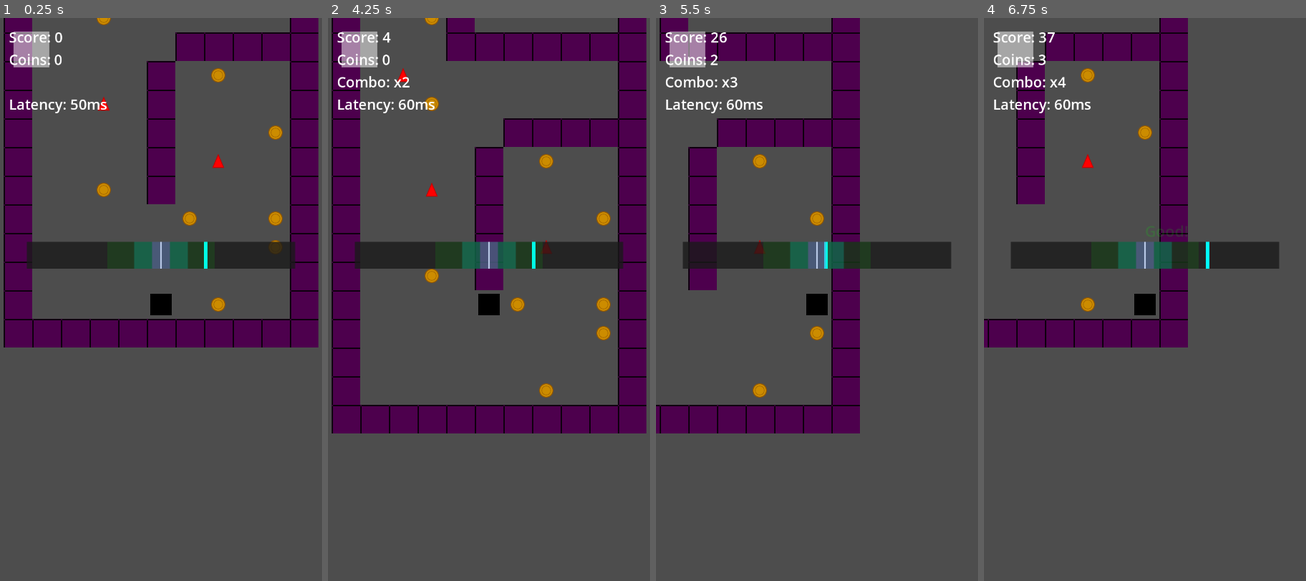
Above: before the commit, frames 1-4 (left to right).
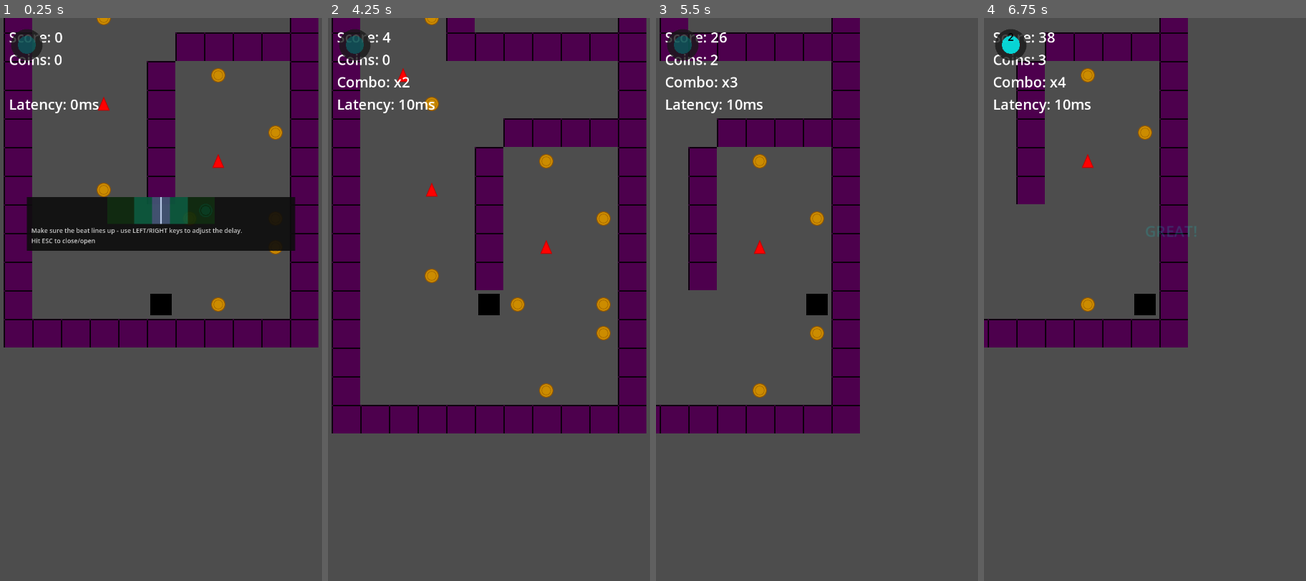
Above: after the commit, the same moments.

Repository: rubiconRiver/tomb-of-the-mask-clone
Game: Godot game, scene res://scenes/main.tscn
Same seed, same stepped clock (60 frames per second), same inputs: the game is played once before the commit and once after it.
Inputs (mouse positions are in pixels of both pictures, inside the frame that each line leads up to):
- Up to frame 1 (0.25 s): no input
- Up to frame 2 (4.25 s): move the mouse to (559, 276) at 0.52 s; hold Right (ui_right) 0.53-1.25 s; click (559, 276) at 0.67 s; drag from (424, 333) to (546, 74) at 1.27 s; move the mouse to (521, 175) at 2.02 s; hold Right (ui_right) 2.03-2.75 s; drag from (472, 417) to (431, 102) at 2.77 s; move the mouse to (585, 389) at 3.52 s; hold Left (ui_left) from 3.53 s (still down); tap Escape (ui_cancel) at 4.15 s
- Up to frame 3 (5.5 s): release Left (ui_left) at 4.25 s; drag from (720, 220) to (874, 158) at 4.27 s; move the mouse to (833, 305) at 5.02 s; hold Down (ui_down) from 5.03 s (still down); click (833, 305) at 5.17 s
- Up to frame 4 (6.75 s): release Down (ui_down) at 5.75 s; drag from (1096, 158) to (1080, 333) at 5.77 s; move the mouse to (1215, 276) at 6.52 s; hold Up (ui_up) from 6.53 s (still down)

The runs differ from the first frame. In frame 1, 11% of the frame differs, in the area x 3-92%, y 2-45%; in frame 2, 4.6%; in frame 3, 4.6%; in frame 4, 4.8%.

Commit message:
maybe working

Diff:
--- a/scenes/main.tscn
+++ b/scenes/main.tscn
@@ -40,7 +40,7 @@
 offset_top = 170.0
 offset_right = 250.0
 offset_bottom = 210.0
-text = "Latency: 50ms"
+text = "Latency: 0ms"
 label_settings = SubResource("1")
 
 [node name="GameOverPanel" type="Panel" parent="UILayer"]
--- a/scripts/GameManager.gd
+++ b/scripts/GameManager.gd
@@ -23,7 +23,7 @@
 
 var beat_timer = 0.0
 var beat_interval = 0.5
-var audio_latency_offset = 0.05  # Adjust this to sync audio with visual
+var audio_latency_offset = 0.0  # Default to 0 as requested
 
 @onready var ui_layer = $UILayer
 @onready var score_label = $UILayer/ScoreLabel
@@ -105,6 +105,11 @@
 		update_latency_display()
 		print("Audio latency offset: ", audio_latency_offset * 1000, "ms")
 
+	# Toggle beat timeline with ESC
+	if Input.is_action_just_pressed("ui_cancel"):
+		if beat_timeline:
+			beat_timeline.toggle_visibility()
+
 	beat_timer += delta
 
 	# Play sound slightly early to compensate for audio latency
@@ -193,12 +198,23 @@
 	if not is_game_over and player and not player.is_moving:
 		# Calculate timing and score
 		var timing_result = style_score_manager.register_move(beat_timer, beat_interval)
-		print("Move timing: ", timing_result.name, " Combo: ", timing_result.combo)
+
+		# Debug info
+		var timing_text = timing_result.name
+		if timing_result.timing == StyleScoreManager.TimingQuality.OFF_BEAT and timing_result.distance < 0.5:
+			timing_text = "too early" if timing_result.is_early else "too late"
+
+		print("Move timing: ", timing_result.name, " Combo: ", timing_result.combo,
+			  " Distance: ", int(timing_result.distance * 1000), "ms",
+			  " (", timing_text, ")")
 
 		# Apply score multiplier
 		var base_score = 1
 		score += int(base_score * timing_result.multiplier)
 		update_ui()
+
+		# Store timing info for visual feedback
+		set_meta("last_timing", timing_result)
 
 		player.move(direction)
 
@@ -257,6 +273,15 @@
 			var feedback = timing_feedback_script.new()
 			ui_layer.add_child(feedback)
 			feedback.setup(texts[quality], colors[quality], screen_pos + Vector2(0, -100))
+		else:
+			# Add subtle early/late feedback
+			var timing_info = get_meta("last_timing", null)
+			if timing_info and timing_info.distance < 0.5:  # Within 500ms but missed
+				var feedback = timing_feedback_script.new()
+				ui_layer.add_child(feedback)
+				var subtle_text = "early" if timing_info.is_early else "late"
+				feedback.setup(subtle_text, Color(0.5, 0.5, 0.5, 0.5), screen_pos + Vector2(0, -60))
+				feedback.add_theme_font_size_override("font_size", 12)  # Smaller text
 
 func _on_combo_changed(new_combo: int):
 	update_ui()
--- a/scripts/ui/BeatIndicator.gd
+++ b/scripts/ui/BeatIndicator.gd
@@ -1,36 +1,49 @@
+class_name BeatIndicator
 extends Control
-class_name BeatIndicator
 
-@onready var indicator_rect = ColorRect.new()
-var pulse_duration = 0.1
 var pulse_timer = 0.0
-var is_pulsing = false
+var pulse_duration = 0.15
+var beat_count = 0
 
 func _ready():
-	custom_minimum_size = Vector2(100, 100)
-	size = Vector2(100, 100)
+	custom_minimum_size = Vector2(80, 80)
+	position = Vector2(20, 20)
 
-	indicator_rect.color = Color.WHITE
-	indicator_rect.size = Vector2(80, 80)
-	indicator_rect.position = Vector2(10, 10)
-	indicator_rect.pivot_offset = indicator_rect.size / 2
-	add_child(indicator_rect)
+func _draw():
+	var center = Vector2(40, 40)
 
-	modulate.a = 0.5
+	# Draw background circle
+	draw_circle(center, 35, Color(0.1, 0.1, 0.1, 0.8))
+
+	# Draw beat pulse
+	if pulse_timer > 0:
+		var progress = pulse_timer / pulse_duration
+
+		# Outer ring that expands
+		var ring_radius = 25 + (1.0 - progress) * 15
+		var ring_width = 3.0 + progress * 2.0
+		draw_arc(center, ring_radius, 0, TAU, 64, Color(1.0, 1.0, 1.0, progress), ring_width)
+
+		# Inner filled circle that flashes
+		var inner_radius = 20 + sin(progress * PI) * 5
+		draw_circle(center, inner_radius, Color(0.0, 1.0, 1.0, 0.8 + progress * 0.2))
+
+		# Beat number in center
+		var font = ThemeDB.fallback_font
+		var text = str(beat_count % 4 + 1)
+		var text_size = font.get_string_size(text, HORIZONTAL_ALIGNMENT_CENTER, -1, 24)
+		draw_string(font, center - text_size / 2 + Vector2(0, 8), text,
+					HORIZONTAL_ALIGNMENT_CENTER, -1, 24, Color(0.0, 0.0, 0.0, 1.0))
+	else:
+		# Idle state - small cyan circle
+		draw_circle(center, 20, Color(0.0, 0.5, 0.5, 0.5))
 
 func _process(delta):
-	if is_pulsing:
-		pulse_timer += delta
-
-		var progress = pulse_timer / pulse_duration
-		if progress >= 1.0:
-			is_pulsing = false
-			pulse_timer = 0.0
-			indicator_rect.scale = Vector2.ONE
-		else:
-			var scale = 1.0 + sin(progress * PI) * 0.3
-			indicator_rect.scale = Vector2(scale, scale)
+	if pulse_timer > 0:
+		pulse_timer -= delta
+		queue_redraw()
 
 func pulse():
-	is_pulsing = true
-	pulse_timer = 0.0
+	pulse_timer = pulse_duration
+	beat_count += 1
+	queue_redraw()
--- a/scripts/ui/BeatTimeline.gd
+++ b/scripts/ui/BeatTimeline.gd
@@ -1,17 +1,19 @@
+class_name BeatTimeline
 extends Control
-class_name BeatTimeline
 
 var beat_timer: float = 0.0
 var beat_interval: float = 0.5
 var upcoming_beat_indicator: Control
+var instructions_label: Label
+var is_visible: bool = true
 
 func _ready():
-	custom_minimum_size = Vector2(600, 60)
-	position = Vector2(60, 500)
+	custom_minimum_size = Vector2(600, 120)
+	position = Vector2(60, 400)
 
-	# Create timeline background
+	# Create semi-transparent background
 	var background = ColorRect.new()
-	background.color = Color(0.1, 0.1, 0.1, 0.8)
+	background.color = Color(0.05, 0.05, 0.05, 0.9)
 	background.size = custom_minimum_size
 	add_child(background)
 
@@ -22,11 +24,20 @@
 	center_line.position = Vector2(custom_minimum_size.x / 2 - 2, 0)
 	add_child(center_line)
 
-	# Create upcoming beat indicator
-	upcoming_beat_indicator = ColorRect.new()
-	upcoming_beat_indicator.color = Color(0.0, 1.0, 1.0, 1.0)
-	upcoming_beat_indicator.size = Vector2(8, 60)
+	# Create upcoming beat indicator (circle)
+	upcoming_beat_indicator = Control.new()
+	upcoming_beat_indicator.custom_minimum_size = Vector2(40, 40)
 	add_child(upcoming_beat_indicator)
+
+	# Add instructions
+	instructions_label = Label.new()
+	instructions_label.text = "Make sure the beat lines up - use LEFT/RIGHT keys to adjust the delay.\nHit ESC to close/open"
+	instructions_label.position = Vector2(10, 65)
+	instructions_label.size = Vector2(580, 50)
+	instructions_label.add_theme_font_size_override("font_size", 14)
+	instructions_label.add_theme_color_override("font_color", Color(0.8, 0.8, 0.8))
+	instructions_label.autowrap_mode = TextServer.AUTOWRAP_WORD_SMART
+	add_child(instructions_label)
 
 	# Add timing window indicators
 	create_timing_windows()
@@ -65,14 +76,32 @@
 	var pixels_per_second = 400.0
 	var beat_x = (custom_minimum_size.x / 2) + (time_to_beat * pixels_per_second)
 
-	# Position the beat indicator
-	upcoming_beat_indicator.position.x = beat_x - 4
+	# Position the beat indicator (centered)
+	upcoming_beat_indicator.position = Vector2(beat_x - 20, 10)
 
-	# Pulse effect when close to center
-	if abs(time_to_beat) < 0.05:
-		upcoming_beat_indicator.modulate = Color(1.0, 1.0, 0.0, 1.0)  # Yellow flash
-		upcoming_beat_indicator.size = Vector2(12, 60)
-		upcoming_beat_indicator.position.x -= 2
-	else:
-		upcoming_beat_indicator.modulate = Color(0.0, 1.0, 1.0, 1.0)  # Cyan
-		upcoming_beat_indicator.size = Vector2(8, 60)
+	# Clear previous drawing
+	upcoming_beat_indicator.queue_redraw()
+
+func _draw():
+	if upcoming_beat_indicator:
+		var center = upcoming_beat_indicator.position + Vector2(20, 20)
+		var time_to_beat = beat_interval - beat_timer
+
+		# Draw circle - make it pulse and change color when on beat
+		if abs(time_to_beat) < 0.05:
+			# ON BEAT - Big white circle with high contrast
+			draw_circle(center, 25, Color(1.0, 1.0, 1.0, 1.0))
+			draw_circle(center, 20, Color(0.0, 0.0, 0.0, 1.0))
+			draw_circle(center, 15, Color(1.0, 0.0, 1.0, 1.0))  # Magenta center
+		else:
+			# Approaching beat - Cyan circle
+			draw_circle(center, 15, Color(0.0, 1.0, 1.0, 0.8))
+			draw_circle(center, 12, Color(0.0, 0.0, 0.0, 0.8))
+			draw_circle(center, 10, Color(0.0, 1.0, 1.0, 1.0))
+
+func _process(_delta):
+	queue_redraw()  # Continuously redraw for smooth animation
+
+func toggle_visibility():
+	visible = not visible
+	is_visible = visible
--- a/scripts/ui/StyleScoreManager.gd
+++ b/scripts/ui/StyleScoreManager.gd
@@ -9,9 +9,9 @@
 }
 
 const TIMING_WINDOWS = {
-	TimingQuality.PERFECT: 0.05,  # ±50ms
-	TimingQuality.GREAT: 0.15,    # ±150ms
-	TimingQuality.GOOD: 0.3        # ±300ms
+	TimingQuality.PERFECT: 0.08,  # ±80ms (increased from 50ms)
+	TimingQuality.GREAT: 0.2,     # ±200ms (increased from 150ms)
+	TimingQuality.GOOD: 0.4       # ±400ms (increased from 300ms)
 }
 
 const SCORE_MULTIPLIERS = {
@@ -36,44 +36,55 @@
 signal timing_calculated(quality: TimingQuality, multiplier: float)
 signal combo_changed(new_combo: int)
 
-func calculate_timing(beat_timer: float, beat_interval: float) -> TimingQuality:
+func calculate_timing(beat_timer: float, beat_interval: float) -> Dictionary:
 	# Calculate time to nearest beat
 	var time_since_beat = beat_timer
 	var time_to_next_beat = beat_interval - beat_timer
 	var distance_to_beat = min(time_since_beat, time_to_next_beat)
 
+	# Determine if early or late
+	var is_early = time_to_next_beat < time_since_beat
+
 	# Check timing windows
+	var quality = TimingQuality.OFF_BEAT
 	if distance_to_beat <= TIMING_WINDOWS[TimingQuality.PERFECT]:
-		return TimingQuality.PERFECT
+		quality = TimingQuality.PERFECT
 	elif distance_to_beat <= TIMING_WINDOWS[TimingQuality.GREAT]:
-		return TimingQuality.GREAT
+		quality = TimingQuality.GREAT
 	elif distance_to_beat <= TIMING_WINDOWS[TimingQuality.GOOD]:
-		return TimingQuality.GOOD
-	else:
-		return TimingQuality.OFF_BEAT
+		quality = TimingQuality.GOOD
+
+	return {
+		"quality": quality,
+		"is_early": is_early,
+		"distance": distance_to_beat
+	}
 
 func register_move(beat_timer: float, beat_interval: float) -> Dictionary:
 	total_moves += 1
-	var timing = calculate_timing(beat_timer, beat_interval)
-	var multiplier = SCORE_MULTIPLIERS[timing]
+	var timing_result = calculate_timing(beat_timer, beat_interval)
+	var quality = timing_result.quality
+	var multiplier = SCORE_MULTIPLIERS[quality]
 
 	# Update combo
-	if timing != TimingQuality.OFF_BEAT:
+	if quality != TimingQuality.OFF_BEAT:
 		combo_count += 1
 		on_beat_moves += 1
-		if timing == TimingQuality.PERFECT:
+		if quality == TimingQuality.PERFECT:
 			perfect_moves += 1
 	else:
 		combo_count = 0
 
-	emit_signal("timing_calculated", timing, multiplier)
+	emit_signal("timing_calculated", quality, multiplier)
 	emit_signal("combo_changed", combo_count)
 
 	return {
-		"timing": timing,
+		"timing": quality,
 		"multiplier": multiplier,
-		"name": TIMING_NAMES[timing],
-		"combo": combo_count
+		"name": TIMING_NAMES[quality],
+		"combo": combo_count,
+		"is_early": timing_result.is_early,
+		"distance": timing_result.distance
 	}
 
 func get_accuracy() -> float:
